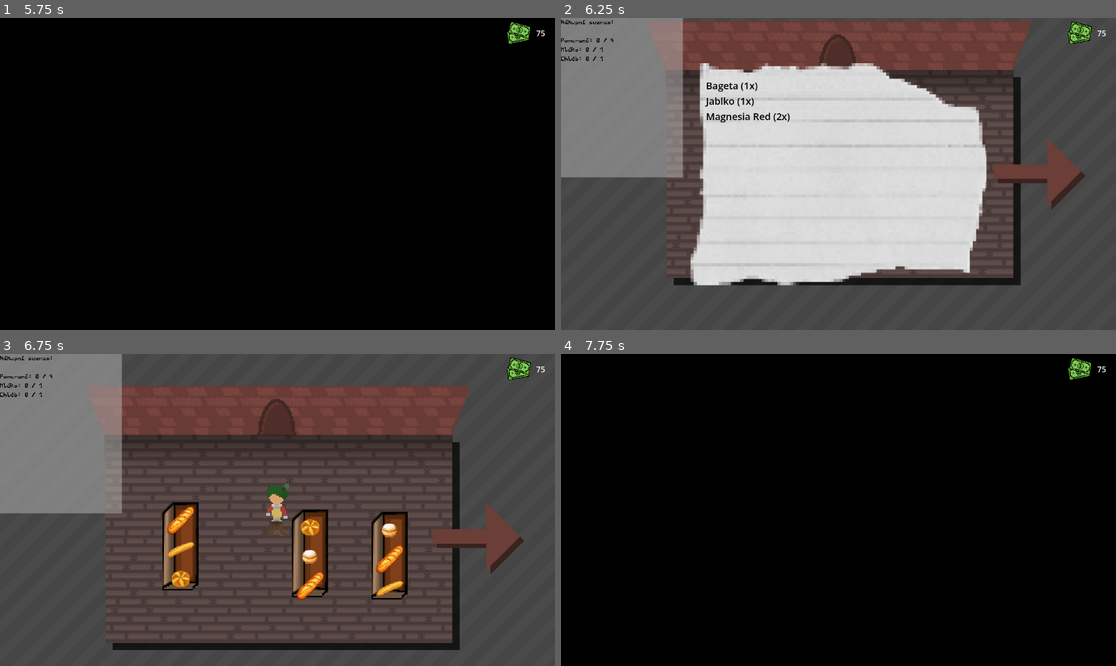
Above: before the commit, frames 1-4 (two rows, left to right).
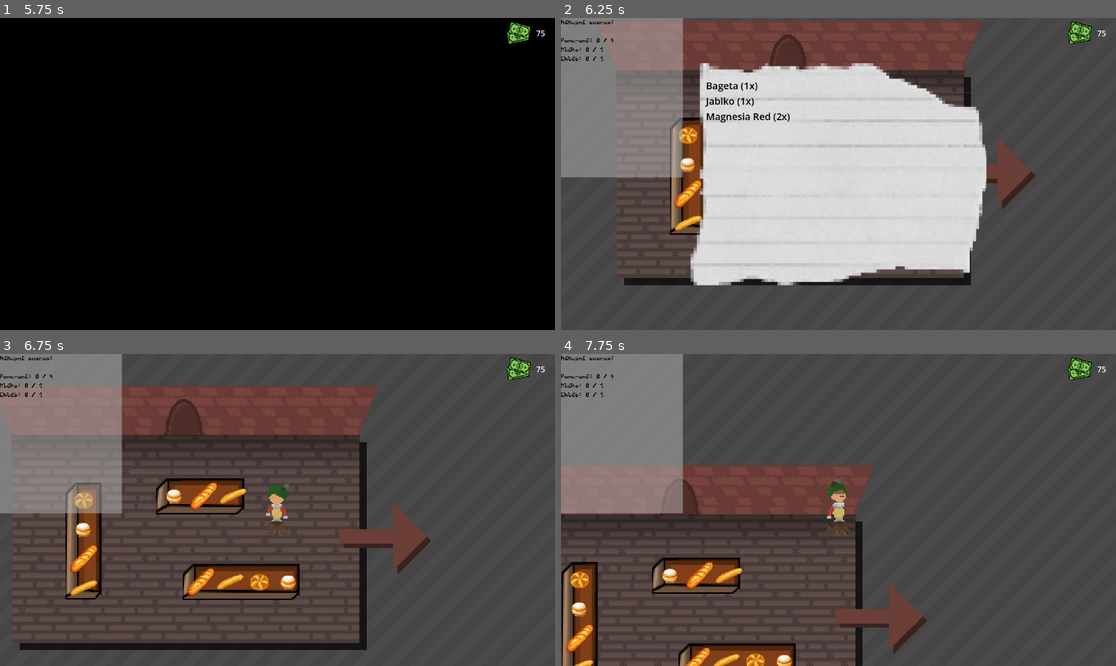
Above: after the commit, the same moments.

Repository: Trigware/Shopping-Madness
Game: Godot game, scene res://Scenes/MainScene.tscn
The game is run twice, just before and just after one commit, with the same random seed, the same clock (stepped at 60 frames per second) and the same inputs.
Inputs:
- Up to frame 1 (5.75 s): tap Enter (item_pickup) at 0.5, 0.6, 5.1 s; hold Right (walk_right) 0.53-1.28 s; hold Down (walk_down) 1.28-2.03 s; tap I at 1.35 s; tap Space at 2 s; hold Right (walk_right) 2.03-2.78 s; tap Tab at 2.1 s; hold Up (walk_up) 2.78-3.53 s; tap K at 2.85 s; hold Left (walk_left) 3.53-5.03 s; tap P at 3.6 s; tap O at 4.35 s; hold Down (walk_down) from 5.03 s (still down)
- Up to frame 2 (6.25 s): release Down (walk_down) at 5.78 s; hold Right (walk_right) from 5.78 s (still down); tap I at 5.85 s
- Up to frame 3 (6.75 s): release Right (walk_right) at 6.53 s; hold Up (walk_up) from 6.53 s (still down); tap Tab at 6.6 s
- Up to frame 4 (7.75 s): release Up (walk_up) at 7.28 s; hold Right (walk_right) from 7.28 s (still down); tap K at 7.35 s

Frame 1 is identical in both runs. In frame 2, 7.8% of the frame differs, in the area x 7-95%, y 0-86%; in frame 3, 21%; in frame 4, 99%, in the area x 0-100%, y 0-100%.

Commit message:
Added shelf permanence

Diff:
--- a/Scenes/MainScene.tscn
+++ b/Scenes/MainScene.tscn
@@ -5,6 +5,7 @@
 [ext_resource type="Script" uid="uid://ud6qg1g2rrs5" path="res://Scripts/RoomManager.gd" id="1_qxria"]
 [ext_resource type="PackedScene" uid="uid://7nvg0kvyancw" path="res://Scenes/Room.tscn" id="1_tr2i4"]
 [ext_resource type="PackedScene" uid="uid://dil1d0a3q828c" path="res://Scenes/GroceryList.tscn" id="3_nhkr4"]
+[ext_resource type="PackedScene" uid="uid://cqk0exxn8op0c" path="res://Scenes/TextSystem.tscn" id="6_y4jh7"]
 
 [node name="Root" type="Node2D" unique_id=1297904708]
 script = ExtResource("1_qxria")
@@ -19,3 +20,5 @@
 z_index = 1
 
 [node name="MoneyUI" parent="." unique_id=1950658008 instance=ExtResource("3_nhkr4")]
+
+[node name="Text System" parent="." unique_id=356215522 instance=ExtResource("6_y4jh7")]
--- a/Scenes/Room.tscn
+++ b/Scenes/Room.tscn
@@ -15,7 +15,7 @@
 shader_parameter/texture_scale = Vector2(1, 1)
 shader_parameter/diagonal_lines = 4.0
 shader_parameter/gap_size = 0.519
-shader_parameter/pattern_repeated = 55.7762565666534
+shader_parameter/pattern_repeated = 196.54199328320988
 shader_parameter/line_color = Vector4(0, 0, 0, 0)
 shader_parameter/gap_color = Vector4(0, 0, 0, 0)
 
--- /dev/null
+++ b/Scenes/TextSystem.tscn
@@ -0,0 +1,3 @@
+[gd_scene format=3 uid="uid://cqk0exxn8op0c"]
+
+[node name="Text System" type="CanvasLayer" unique_id=356215522]
--- a/Scripts/ItemRoom.gd
+++ b/Scripts/ItemRoom.gd
@@ -12,6 +12,7 @@
 @onready var bounding_area: StaticBody2D = $"Bounding Area"
 @export var player_node: Player
 @export var room_manager: RoomManager
+@onready var shelf_generator: ShelfGenerator = $"Shelf Generator"
 
 const diagonals_size: int = 10000
 const floor_shadow_offset: int = 5
@@ -77,3 +78,11 @@
 		current_collision_shape.shape = current_shape
 		current_collision_shape.position = shape_position
 		bounding_area.add_child(current_collision_shape)
+
+func get_all_shelf_info() -> Array[Shelf.ShelfInfo]:
+	var shelf_info_arr: Array[Shelf.ShelfInfo] = []
+	var all_shelves: Array = shelf_generator.get_children()
+	for current_shelf: Shelf in all_shelves:
+		var shelf_info: Shelf.ShelfInfo = current_shelf.get_shelf_info()
+		shelf_info_arr.push_back(shelf_info)
+	return shelf_info_arr
--- a/Scripts/PlayerMovement.gd
+++ b/Scripts/PlayerMovement.gd
@@ -2,6 +2,7 @@
 extends CharacterBody2D
 
 @onready var sprite = $Sprite
+@onready var camera = $Camera
 
 const movement_speed: float = 100
 var current_movement_dir: MovementDir = MovementDir.None
@@ -18,8 +19,19 @@
 	MovementDir.Up: "walk_up", MovementDir.Down: "walk_down"
 }
 
+const standard_resolution: Vector2 = Vector2(1152, 648)
+const standard_zoom_level: float = 3
+
 func _process(delta: float):
 	handle_movement(delta)
+	update_camera_zoom()
+
+func update_camera_zoom():
+	var window_size: Vector2 = DisplayServer.window_get_size()
+	var window_size_change: Vector2 = window_size / standard_resolution
+	var minimum_change: float = min(window_size_change.x, window_size_change.y)
+	var used_zoom_level: float = standard_zoom_level * minimum_change
+	camera.zoom = Vector2.ONE * used_zoom_level
 
 func handle_movement(delta: float):
 	var movement_vec: Vector2 = get_movement_vector()
--- a/Scripts/RoomManager.gd
+++ b/Scripts/RoomManager.gd
@@ -9,6 +9,8 @@
 func switch_to_next(destination_room: ShopRepresentation.ShopRoom):
 	if room_switching_locked: return
 
+	current_room.shelf_info_arr = room_scene.get_all_shelf_info()
+	current_room.has_loaded_before = true
 	current_room = destination_room
 	room_switching_locked = true
 	await Overlay.transition(on_switching_to_destination)
--- a/Scripts/Shelf.gd
+++ b/Scripts/Shelf.gd
@@ -1,5 +1,11 @@
 class_name Shelf
 extends Node2D
+
+class ShelfInfo:
+	var shelf_rect: Rect2
+	var shelf_items: Array[Inventory.ItemType] = []
+	var is_horizontal: bool = false
+	var index_offset: int = 0
 
 @onready var shelf_texture: NinePatchRect = $Texture
 @onready var bounding_area: CollisionShape2D = $"Bounding Area/Collider"
@@ -22,7 +28,7 @@
 	position = shelf_position
 	add_shelf_items()
 
-func add_shelf_items():
+func add_shelf_items(items_arr: Array = []):
 	var current_position: Vector2 = Vector2.ZERO
 	var available_items: Array = Inventory.available_foods_in_room_map[shelf_room_type]
 	var index_offset: int = randi_range(0, available_items.size() - 1)
@@ -40,3 +46,19 @@
 		var true_food_tile_size: float = ShelfGenerator.food_tile_size * shelf_item_scale
 		current_position += true_food_tile_size * current_direction
 		items_root.add_child(shelf_item)
+		if items_arr.size() > 0: shelf_item.item_type = items_arr[i]
+
+func get_shelf_info() -> ShelfInfo:
+	var result: ShelfInfo = ShelfInfo.new()
+
+	result.shelf_rect.position = shelf_position
+	result.shelf_rect.size = shelf_size
+	result.is_horizontal = is_horizonzal
+
+	for shelf_item: ShelfItem in items_root.get_children():
+		result.shelf_items.push_back(shelf_item.item_type)
+	return result
+
+func delete_shelf_items():
+	for shelf_item: ShelfItem in items_root.get_children():
+		shelf_item.queue_free()
--- a/Scripts/ShelfGenerator.gd
+++ b/Scripts/ShelfGenerator.gd
@@ -8,9 +8,14 @@
 var placed_shelves_rect_arr: Array[Rect2] = []
 
 func _ready():
+	var loaded_room: ShopRepresentation.ShopRoom = current_room.room_manager.current_room
+	var loaded_previously: bool = loaded_room.has_loaded_before
+	if loaded_previously:
+		recover_shelves()
+		return
 	generate_shelves()
 
-func add_shelf(shelf_size: Vector2, shelf_pos: Vector2, items_in_shelf: int, is_horizontal: bool):
+func add_shelf(shelf_size: Vector2, shelf_pos: Vector2, items_in_shelf: int, is_horizontal: bool) -> Shelf:
 	var added_shelf: Shelf = UID.SCN_SHELF.instantiate()
 	added_shelf.shelf_position = shelf_pos
 	added_shelf.shelf_size = shelf_size
@@ -24,6 +29,7 @@
 	shelf_as_rect.size = shelf_size
 	shelf_as_rect.position = shelf_pos
 	placed_shelves_rect_arr.push_back(shelf_as_rect)
+	return added_shelf
 
 const generation_padding_size: float = 0.2
 const max_generation_count: int = 300
@@ -70,3 +76,11 @@
 		if is_intersecting: return false
 
 	return true
+
+func recover_shelves():
+	var loaded_room: ShopRepresentation.ShopRoom = current_room.room_manager.current_room
+	for current_shelf: Shelf.ShelfInfo in loaded_room.shelf_info_arr:
+		add_shelf(
+			current_shelf.shelf_rect.size, current_shelf.shelf_rect.position,
+			current_shelf.shelf_items.size(), current_shelf.is_horizontal
+		)
--- a/Scripts/ShelfItem.gd
+++ b/Scripts/ShelfItem.gd
@@ -29,6 +29,7 @@
 	handle_pickup()
 
 func handle_pickup():
+	if item_type == Inventory.ItemType.None: return
 	var bodies_in_area: Array = get_overlapping_bodies()
 	var does_player_overlap: bool = false
 	for body: Node in bodies_in_area:
@@ -36,6 +37,6 @@
 		if is_player: does_player_overlap = true; break
 	if not does_player_overlap: return
 
-	print(Inventory.ItemType.find_key(item_type))
 	Inventory.add_item(item_type, 1)
-	queue_free()
+	item_type = Inventory.ItemType.None
+	hide()
--- a/Scripts/ShopRepresentation.gd
+++ b/Scripts/ShopRepresentation.gd
@@ -11,6 +11,8 @@
 class ShopRoom:
 	var linked_rooms: Dictionary[Player.MovementDir, ShopRoom] = {}
 	var room_type: Inventory.RoomType = Inventory.RoomType.None
+	var shelf_info_arr: Array[Shelf.ShelfInfo] = []
+	var has_loaded_before: bool = false
 
 	static func from_tree(rooms_tree: Dictionary) -> ShopRoom:
 		var result_room: ShopRoom = ShopRoom.new()
